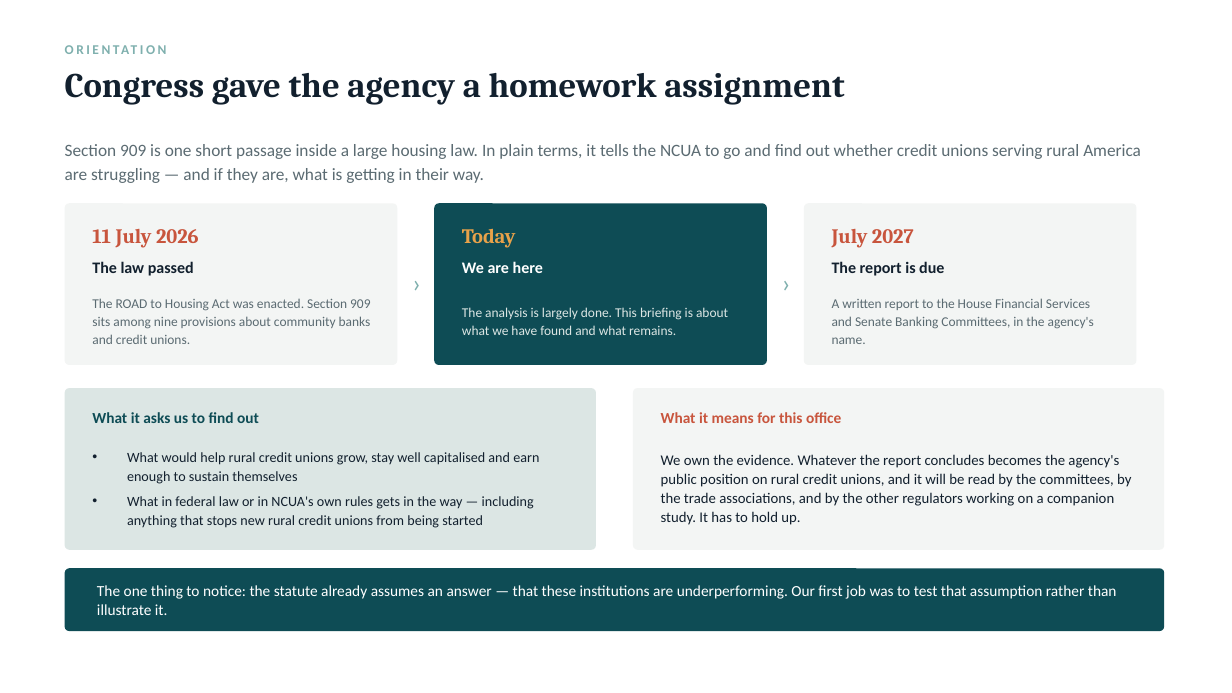
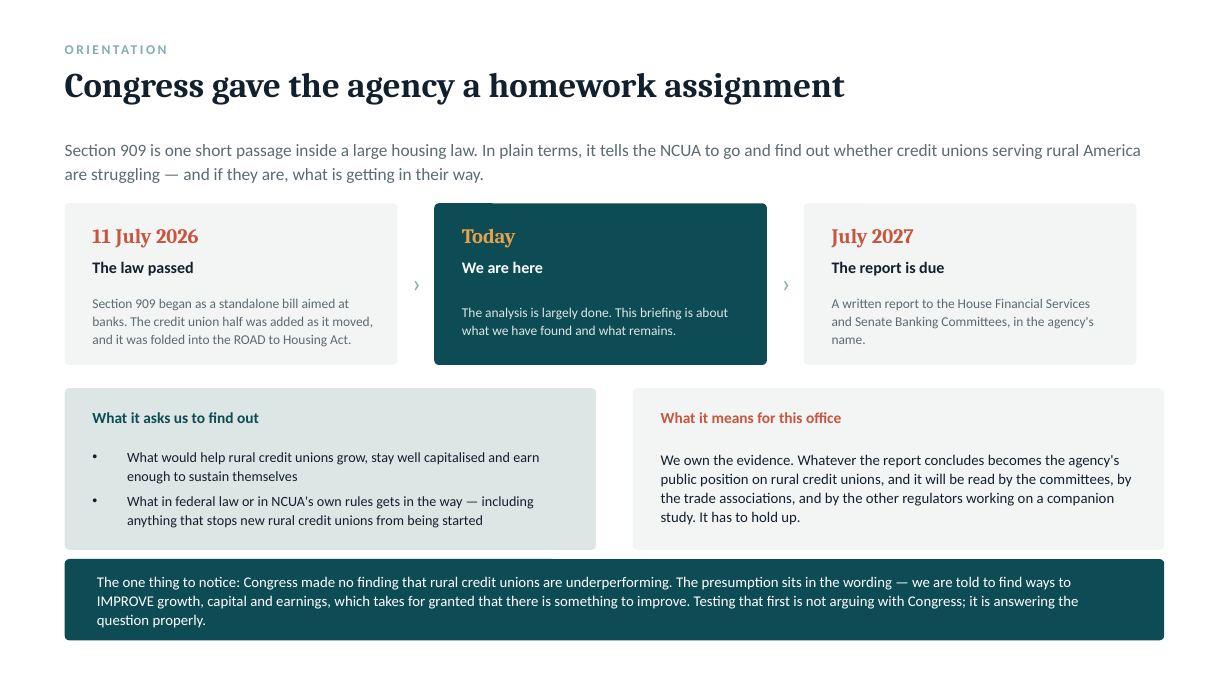
Before and after one commit to saurabhcdatta/Rural-Credit-Unions, a slide deck: slide 2 of Rural.pptx. Drawn at 1232x693 pixels with LibreOffice and Linux fonts; fonts in the diff are those of the drawing. Boxes give left, top, right and bottom in pixels: in the first picture for what was removed or moved away, otherwise in the second. Text is boxed around its words. In the diff, an @@ line names an element or a change of style, - is before the commit and + after.

```diff
--- a/Rural.pptx
+++ b/Rural.pptx
@@ text at bbox=[92, 298, 373, 347]: text changed @@
-The ROAD to Housing Act was enacted. Section 909 sits among nine provisions about community banks and credit unions.
+Section 909 began as a standalone bill aimed at banks. The credit union half was added as it moved, and it was folded into the ROAD to Housing Act.
@@ rounded rectangle: place and size @@
-rounded rectangle at bbox=[65, 568, 1165, 631]
+rounded rectangle at bbox=[65, 559, 1165, 640]
@@ rounded rectangle at bbox=[65, 559, 1165, 640]: proportions changed @@
@@ text at bbox=[97, 576, 1078, 628]: text changed; size 12 to 11.5 pt @@
-The one thing to notice: the statute already assumes an answer — that these institutions are underperforming. Our first job was to test that assumption rather than illustrate it.
+The one thing to notice: Congress made no finding that rural credit unions are underperforming. The presumption sits in the wording — we are told to find ways to IMPROVE growth, capital and earnings, which takes for granted that there is something to improve. Testing that first is not arguing with Congress; it is answering the question properly.
```
Also in this commit, not shown: 8 other slides changed.
